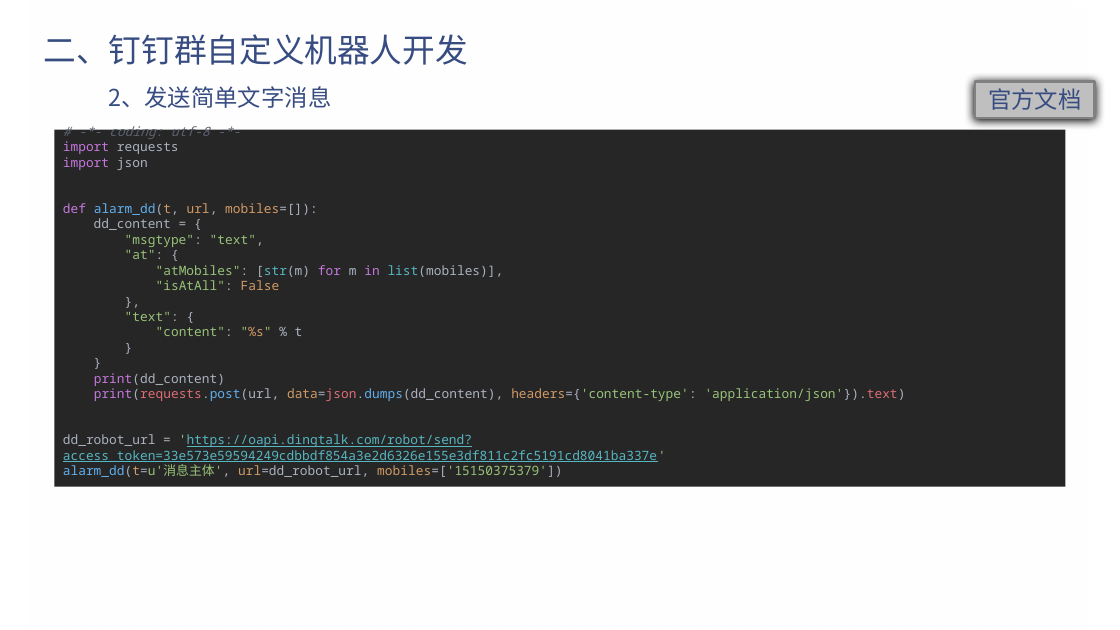
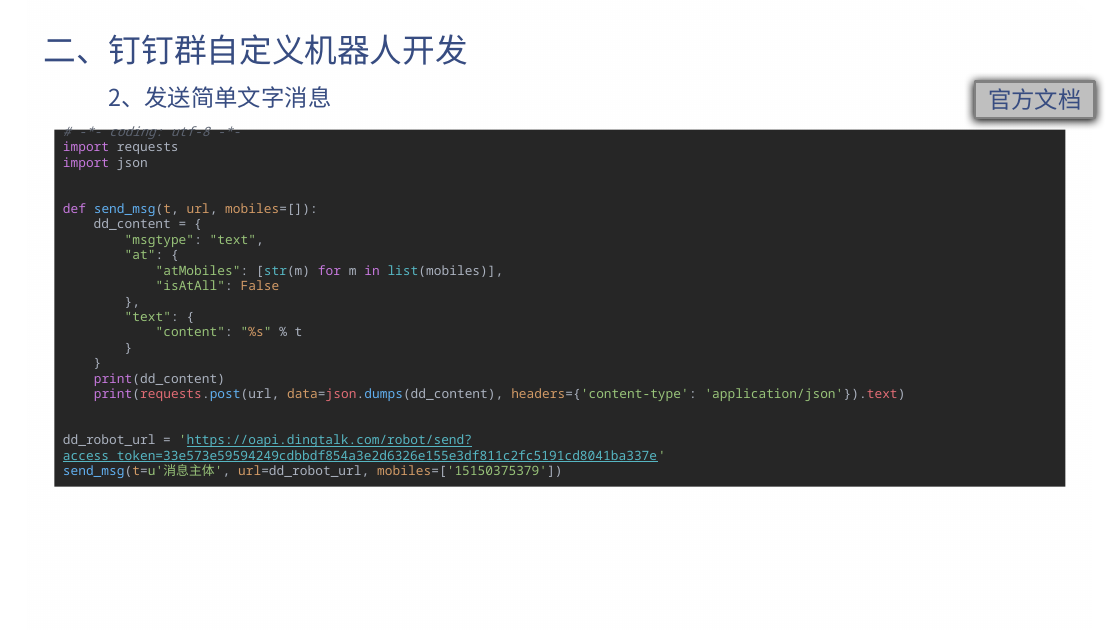
Before and after one commit to e271828182/dd_talk, a slide deck: slide 7 of 钉钉机器人.pptx. Drawn at 1120x630 pixels with LibreOffice and Linux fonts; fonts in the diff are those of the drawing; background and template pictures are left out. Boxes give left, top, right and bottom in pixels: in the first picture for what was removed or moved away, otherwise in the second. Text is boxed around its words. In the diff, an @@ line names an element or a change of style, - is before the commit and + after.

```diff
--- a/钉钉机器人.pptx
+++ b/钉钉机器人.pptx
@@ text in rectangle at (63, 203, 318, 216): text changed @@
-def alarm_dd(t, url, mobiles=[]):
+def send_msg(t, url, mobiles=[]):
@@ text in rectangle at (63, 464, 562, 478): text changed @@
-alarm_dd(t=u'消息主体', url=dd_robot_url, mobiles=['15150375379'])
+send_msg(t=u'消息主体', url=dd_robot_url, mobiles=['15150375379'])
```
Also in this commit, not shown: 4 other slides changed, 5 other files.
